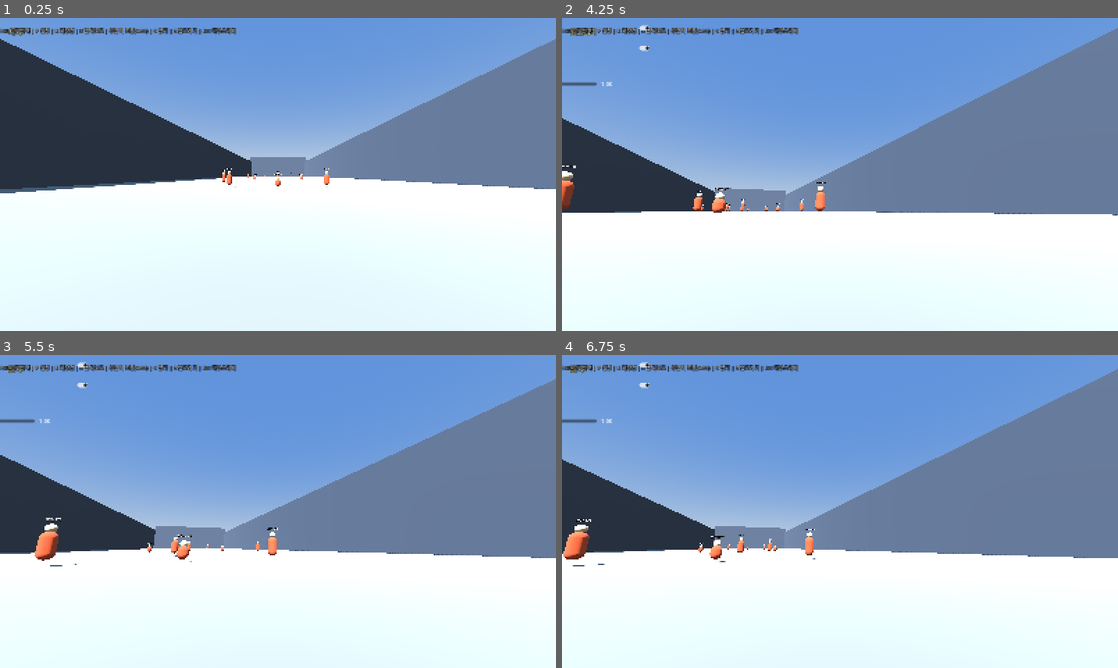
Above: before the commit, frames 1-4 (two rows, left to right).
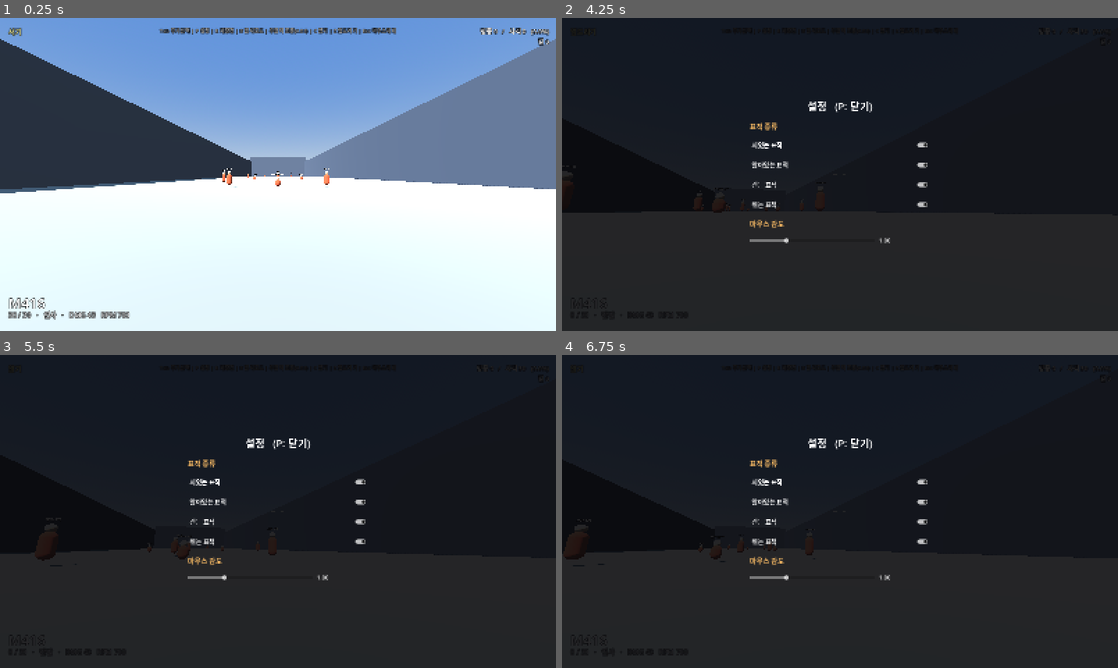
Above: after the commit, the same moments.

Repository: wqrvQ2WR/pubg-aim-trainer
Game: Godot game, scene res://scenes/Main.tscn
Same seed, same stepped clock (60 frames per second), same inputs: the game is played once before the commit and once after it.
Inputs (mouse positions are in pixels of both pictures, inside the frame that each line leads up to):
- Up to frame 1 (0.25 s): no input
- Up to frame 2 (4.25 s): move the mouse to (867, 174) at 0.52 s; hold Right mouse button (ads) 0.53-1.28 s; hold W (move_forward) from 0.53 s (still down); tap Space (jump) at 0.77, 1.52, 3.02, 3.77 s; move the mouse to (812, 174) at 1.27 s; tap C (crouch) at 1.35 s; move the mouse to (851, 168) at 2.02 s; press the mouse at (851, 168) at 2.03 s; move the mouse to (834, 180) at 2.77 s; release the mouse at (834, 180) at 2.78 s; tap B (fire_mode_switch) at 2.85 s; move the mouse to (878, 177) at 3.52 s; hold Z (prone) from 3.53 s (still down); tap P (settings_menu) at 4.15 s
- Up to frame 3 (5.5 s): move the mouse to (111, 464) at 4.27 s; release W (move_forward) at 4.28 s; release Z (prone) at 4.28 s; hold A (move_left) 4.28-5.03 s; right-click (111, 464) at 4.35 s; tap Space (jump) at 4.52 s; move the mouse to (305, 511) at 5.02 s; hold S (move_back) from 5.03 s (still down); hold C (crouch) from 5.03 s (still down)
- Up to frame 4 (6.75 s): move the mouse to (756, 433) at 5.77 s; release S (move_back) at 5.78 s; release C (crouch) at 5.78 s; hold D (move_right) 5.78-6.53 s; click (756, 433) at 5.85 s; tap Space (jump) at 6.02 s; move the mouse to (962, 495) at 6.52 s; hold W (move_forward) from 6.53 s (still down); hold B (fire_mode_switch) from 6.53 s (still down)

The runs differ from the first frame. In frame 1, 1.8% of the frame differs, in the area x 0-99%, y 3-97%; in frame 2, 100%; in frame 3, 100%, in the area x 0-100%, y 0-100%; in frame 4, 100%.

Commit message:
UI 전체가 안 보이던 Control 앵커 붕괴 버그 수정
HUD/WeaponSelectUI/SettingsUI 루트 Control에서 set_anchors_preset
(FULL_RECT) 호출 후 offset을 명시적으로 0으로 설정하지 않으면
Godot 기본 리사이즈 모드(MINSIZE)가 크기를 0으로 붕괴시킴.
이 루트 크기가 0이 되면서 그 아래 모든 자식 요소(크로스헤어,
무기명, 무기 선택 그리드 등)의 앵커 계산도 함께 깨져 전부 안
보이던 문제였음. 세 스크립트의 self 앵커 설정 직후 offset을
명시적으로 0으로 고정해 해결.

Diff:
--- a/scripts/HUD.gd
+++ b/scripts/HUD.gd
@@ -20,6 +20,10 @@
 
 func _ready() -> void:
 	set_anchors_preset(Control.PRESET_FULL_RECT)
+	offset_left = 0
+	offset_top = 0
+	offset_right = 0
+	offset_bottom = 0
 	mouse_filter = Control.MOUSE_FILTER_IGNORE
 
 	weapon_name_label = _make_label(40, Color.WHITE, HORIZONTAL_ALIGNMENT_LEFT)
--- a/scripts/SettingsUI.gd
+++ b/scripts/SettingsUI.gd
@@ -10,6 +10,10 @@
 
 func _ready() -> void:
 	set_anchors_preset(Control.PRESET_FULL_RECT)
+	offset_left = 0
+	offset_top = 0
+	offset_right = 0
+	offset_bottom = 0
 	visible = false
 	mouse_filter = Control.MOUSE_FILTER_STOP
 
--- a/scripts/WeaponSelectUI.gd
+++ b/scripts/WeaponSelectUI.gd
@@ -12,6 +12,10 @@
 
 func _ready() -> void:
 	set_anchors_preset(Control.PRESET_FULL_RECT)
+	offset_left = 0
+	offset_top = 0
+	offset_right = 0
+	offset_bottom = 0
 	visible = false
 	mouse_filter = Control.MOUSE_FILTER_STOP
 
